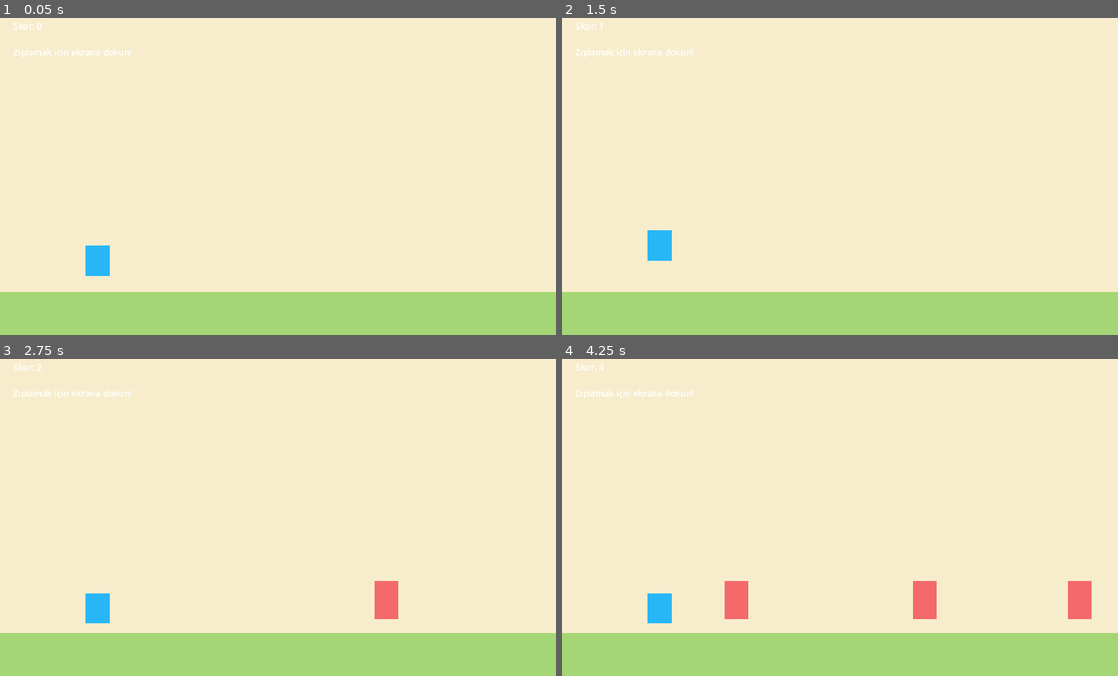
Above: before the commit, frames 1-4 (two rows, left to right).
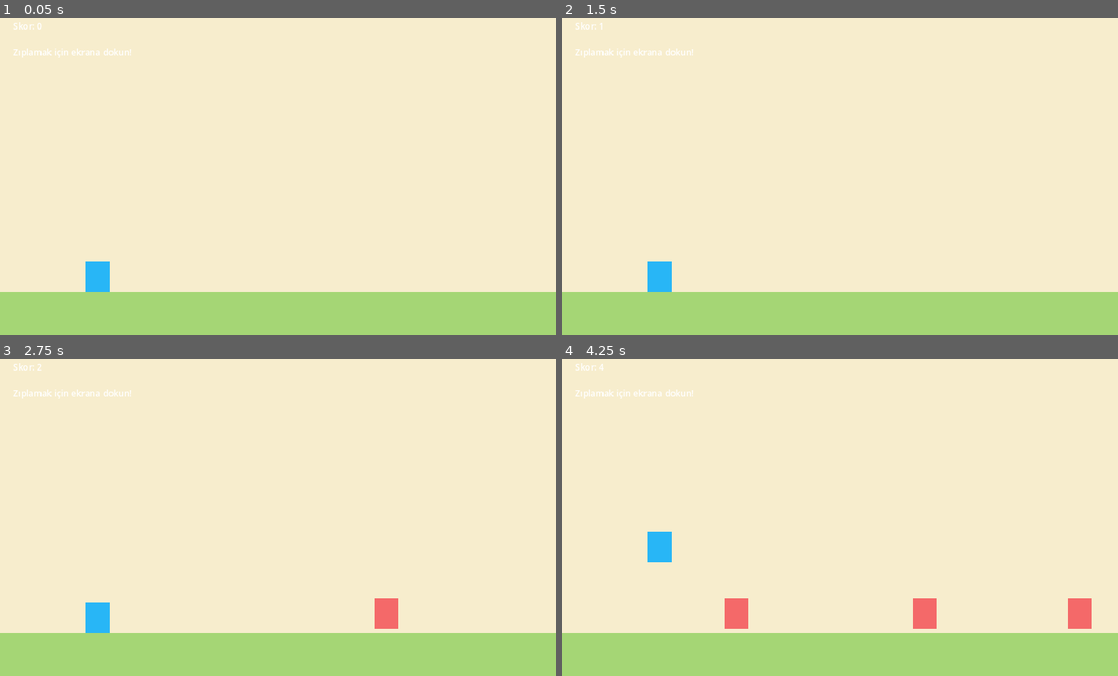
Above: after the commit, the same moments.

Repository: ogibeyyyy/working
Game: Godot game, scene res://scenes/Main.tscn
The game is run twice, just before and just after one commit, with the same random seed, the same clock (stepped at 60 frames per second) and the same inputs.
Inputs:
- Up to frame 1 (0.05 s): no input
- Up to frame 2 (1.5 s): tap Enter at 0.5 s; tap Space (jump) at 0.6, 0.77, 1.07, 1.35 s
- Up to frame 3 (2.75 s): tap Space (jump) at 1.52, 1.82, 2.1 s
- Up to frame 4 (4.25 s): tap Space (jump) at 2.85, 3.02, 3.32, 3.6, 3.77, 4.07 s

The runs differ from the first frame. In frame 1, 0.4% of the frame differs, in the area x 15-20%, y 71-87%; in frame 2, 0.8%; in frame 3, 0.6%; in frame 4, 1.9%, in the area x 15-96%, y 54-86%.

Commit message:
Tune jump and obstacle placement for fair collisions

Diff:
--- a/scenes/Main.tscn
+++ b/scenes/Main.tscn
@@ -29,7 +29,7 @@
 polygon = PackedVector2Array(0, 520, 1024, 520, 1024, 600, 0, 600)
 
 [node name="Player" parent="." instance=ExtResource("2_62g17")]
-position = Vector2(180, 460)
+position = Vector2(180, 492)
 
 [node name="SpawnTimer" type="Timer" parent="."]
 one_shot = true
--- a/scenes/Obstacle.tscn
+++ b/scenes/Obstacle.tscn
@@ -3,7 +3,7 @@
 [ext_resource type="Script" path="res://scripts/obstacle.gd" id="1_n7x2h"]
 
 [sub_resource type="RectangleShape2D" id="RectangleShape2D_6k6w0"]
-size = Vector2(44, 70)
+size = Vector2(44, 56)
 
 [node name="Obstacle" type="Area2D"]
 script = ExtResource("1_n7x2h")
@@ -15,4 +15,4 @@
 
 [node name="Polygon2D" type="Polygon2D" parent="."]
 color = Color(0.956863, 0.415686, 0.415686, 1)
-polygon = PackedVector2Array(-22, -35, 22, -35, 22, 35, -22, 35)
+polygon = PackedVector2Array(-22, -28, 22, -28, 22, 28, -22, 28)
--- a/scripts/main.gd
+++ b/scripts/main.gd
@@ -3,7 +3,8 @@
 @export var obstacle_scene: PackedScene
 @export var min_spawn_time: float = 1.0
 @export var max_spawn_time: float = 1.8
-@export var spawn_y: float = 460.0
+@export var player_start_y: float = 492.0
+@export var obstacle_spawn_y: float = 485.0
 
 @onready var player: CharacterBody2D = $Player
 @onready var spawn_timer: Timer = $SpawnTimer
@@ -28,7 +29,7 @@
 
 	score = 0
 	game_over = false
-	player.global_position = Vector2(180.0, spawn_y)
+	player.global_position = Vector2(180.0, player_start_y)
 	player.alive = true
 	player.velocity = Vector2.ZERO
 	score_label.text = "Skor: 0"
@@ -47,7 +48,7 @@
 
 	var obstacle := obstacle_scene.instantiate() as Area2D
 	obstacle.add_to_group("obstacles")
-	obstacle.position = Vector2(980.0, spawn_y)
+	obstacle.position = Vector2(980.0, obstacle_spawn_y)
 	obstacle.hit_player.connect(_on_player_hit)
 	add_child(obstacle)
 	_reset_spawn_timer()
--- a/scripts/player.gd
+++ b/scripts/player.gd
@@ -1,7 +1,7 @@
 extends CharacterBody2D
 
 @export var gravity: float = 1600.0
-@export var jump_force: float = -520.0
+@export var jump_force: float = -640.0
 @export var max_fall_speed: float = 1200.0
 
 var alive: bool = true
